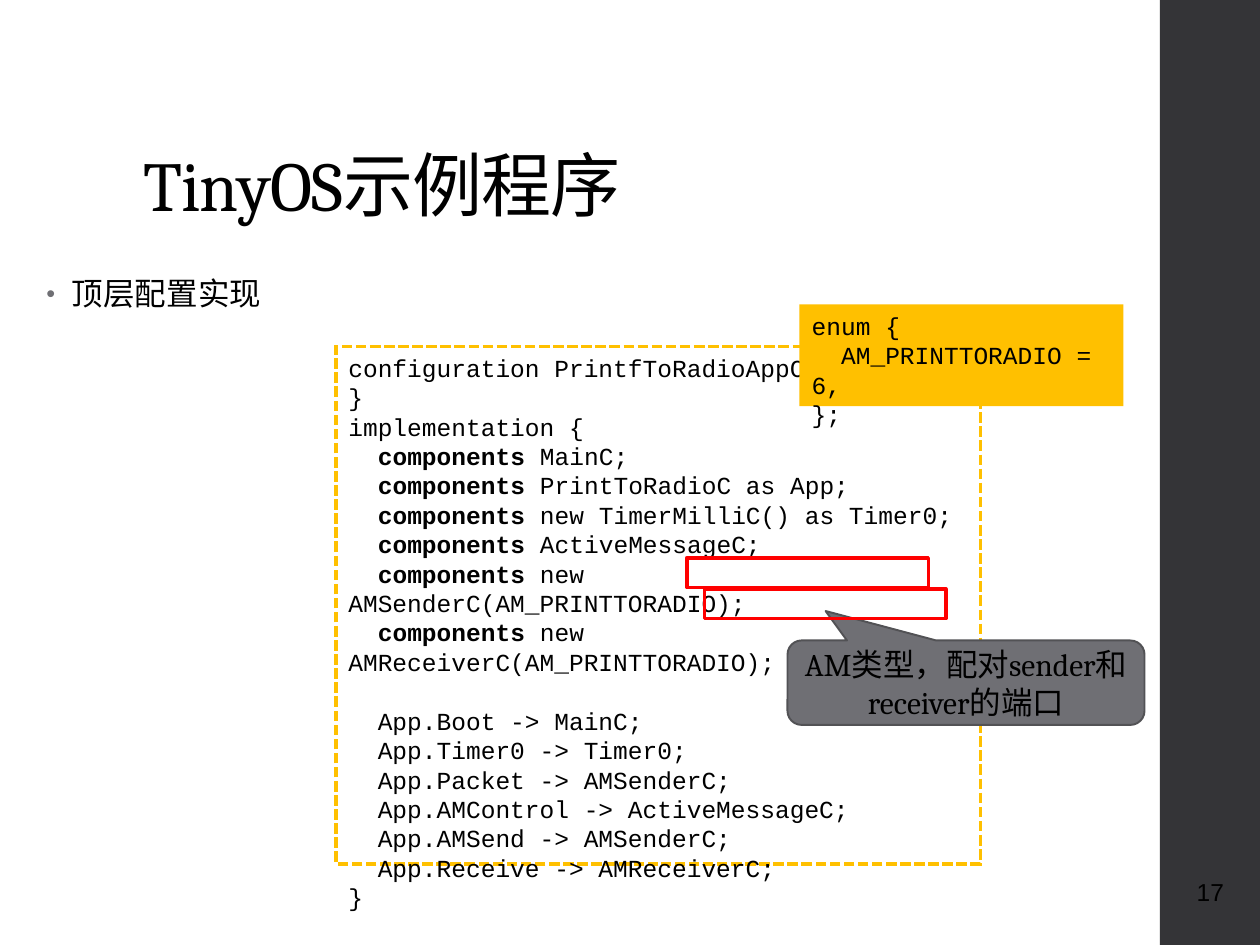
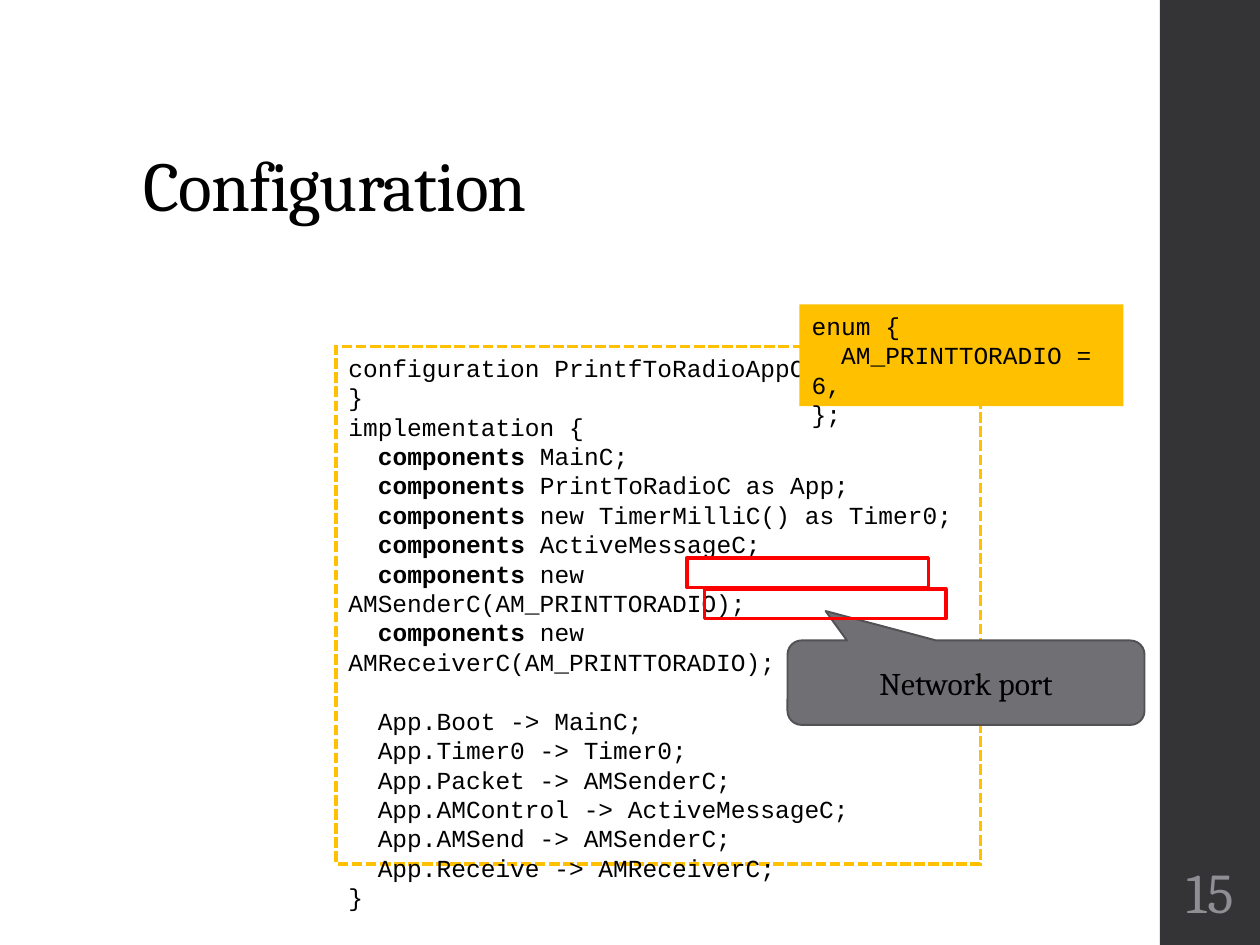
Before and after one commit to geneti/cse220_2020fall, a slide deck: slide 15 of Lectures/cse220-25-C-programming-in-IoT.pptx (slide 17 before the commit). Drawn at 1260x945 pixels with LibreOffice and Linux fonts; fonts in the diff are those of the drawing. Boxes give left, top, right and bottom in pixels: in the first picture for what was removed or moved away, otherwise in the second. Text is boxed around its words. In the diff, an @@ line names an element or a change of style, - is before the commit and + after.

```diff
--- a/Lectures/cse220-25-C-programming-in-IoT.pptx
+++ b/Lectures/cse220-25-C-programming-in-IoT.pptx
@@ title at box(143, 161, 527, 226): text changed @@
-TinyOS示例程序
+Configuration
@@ text removed at box(71, 278, 261, 308) @@
-• 顶层配置实现
@@ text in rounded speech box at box(879, 673, 1052, 702): text changed @@
-AM类型，配对sender和receiver的端口
+Network port
@@ page number at box(1187, 875, 1234, 913): text changed; size 14 to 32 pt; font Arial to Cambria; text colour #000000 to #8E8E94 @@
-17
+15
```
Also in this commit, not shown: 13 other slides changed, 2 slides added, 4 slides removed, 1 other file.
